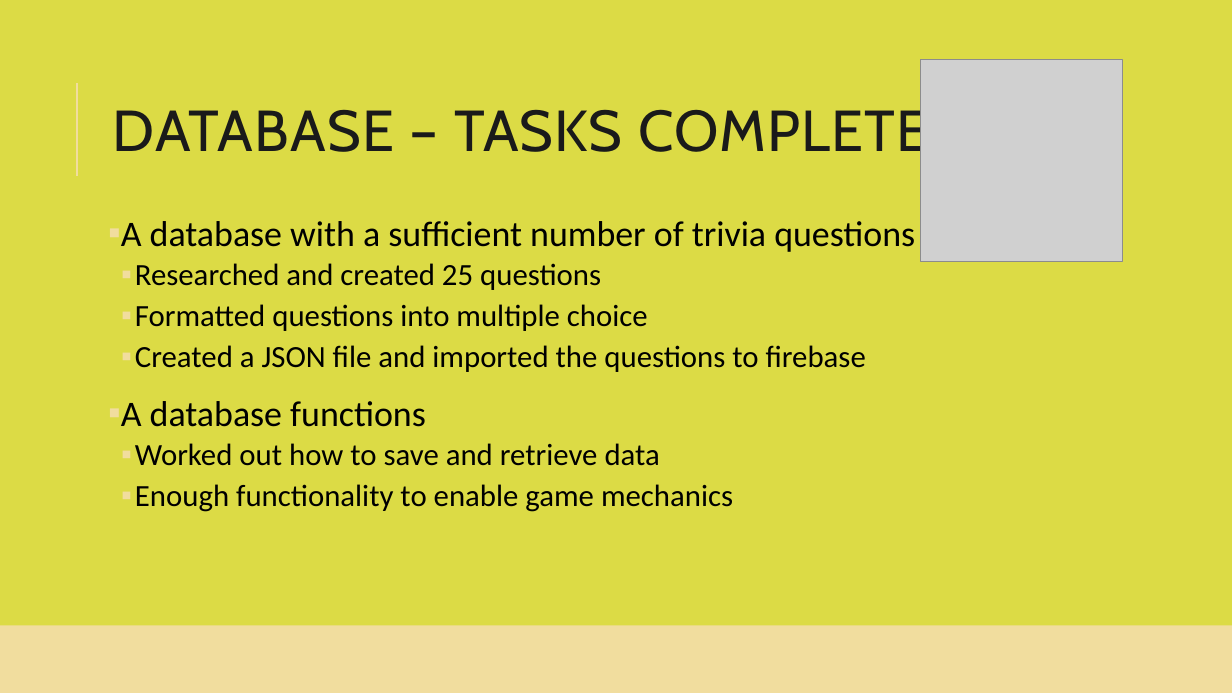
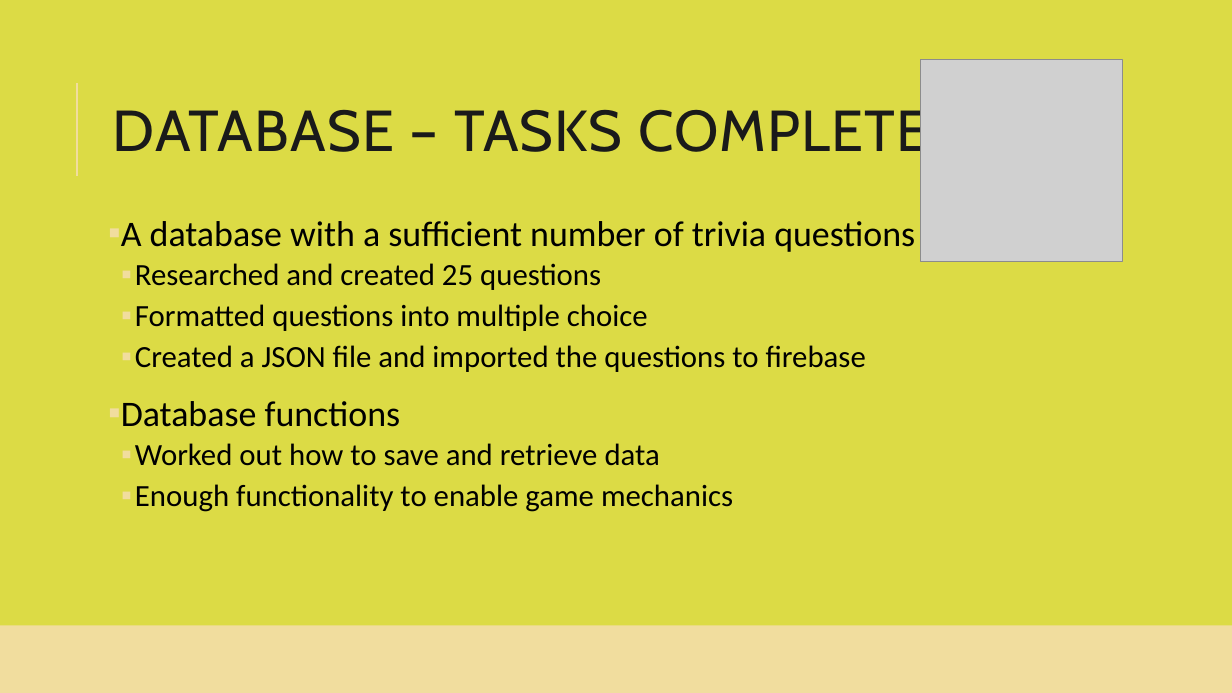
Before and after one commit to smiyaoka/forkPotatoDOC, a slide deck: slide 8 of ForkandPotatoSprint1.pptx. Drawn at 1232x693 pixels with LibreOffice and Linux fonts; fonts in the diff are those of the drawing; grey boxes stand for pictures. Boxes give left, top, right and bottom in pixels: in the first picture for what was removed or moved away, otherwise in the second. Text is boxed around its words. In the diff, an @@ line names an element or a change of style, - is before the commit and + after.

```diff
--- a/ForkandPotatoSprint1.pptx
+++ b/ForkandPotatoSprint1.pptx
@@ text at box(121, 401, 401, 427): text changed @@
-▪ A database functions
+▪ Database functions
```
Also in this commit, not shown: 6 other slides changed.
